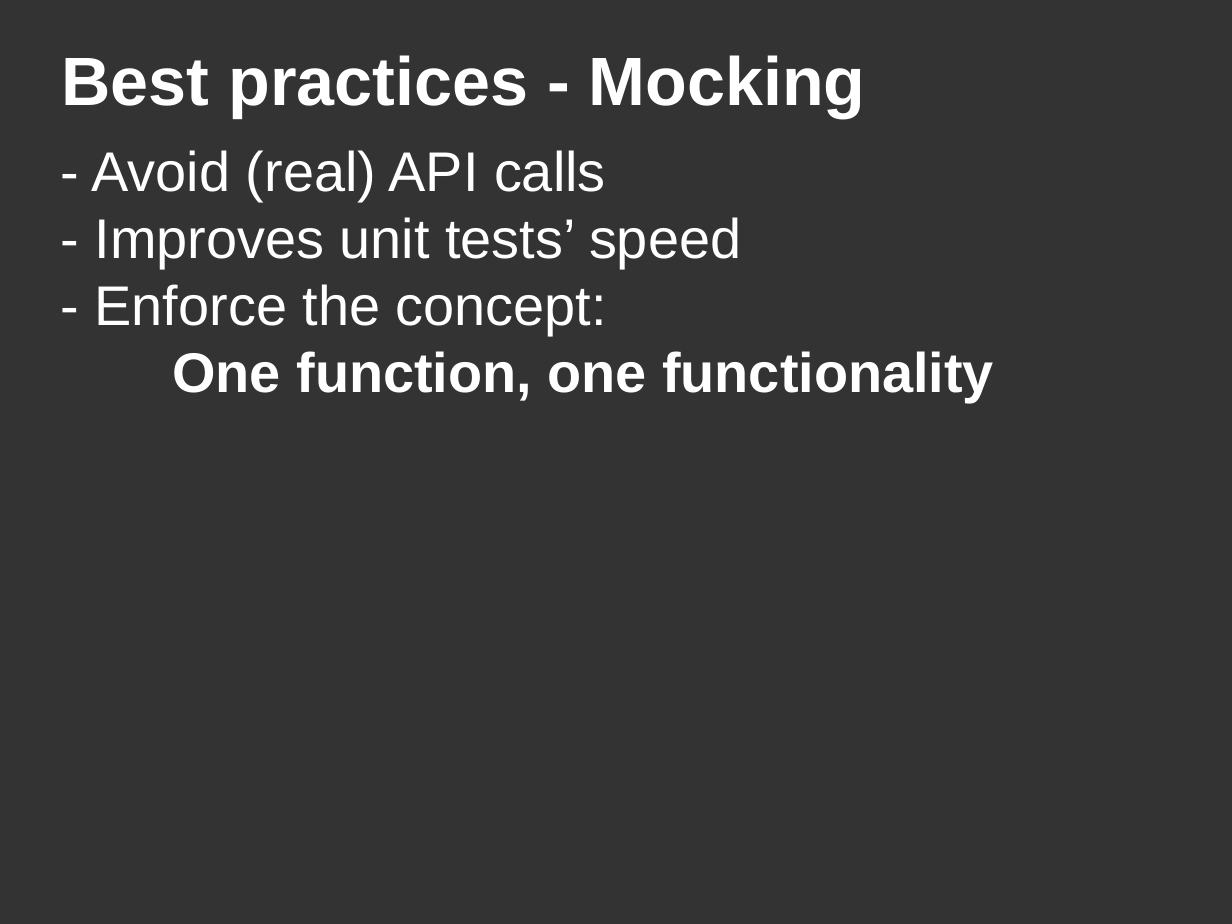
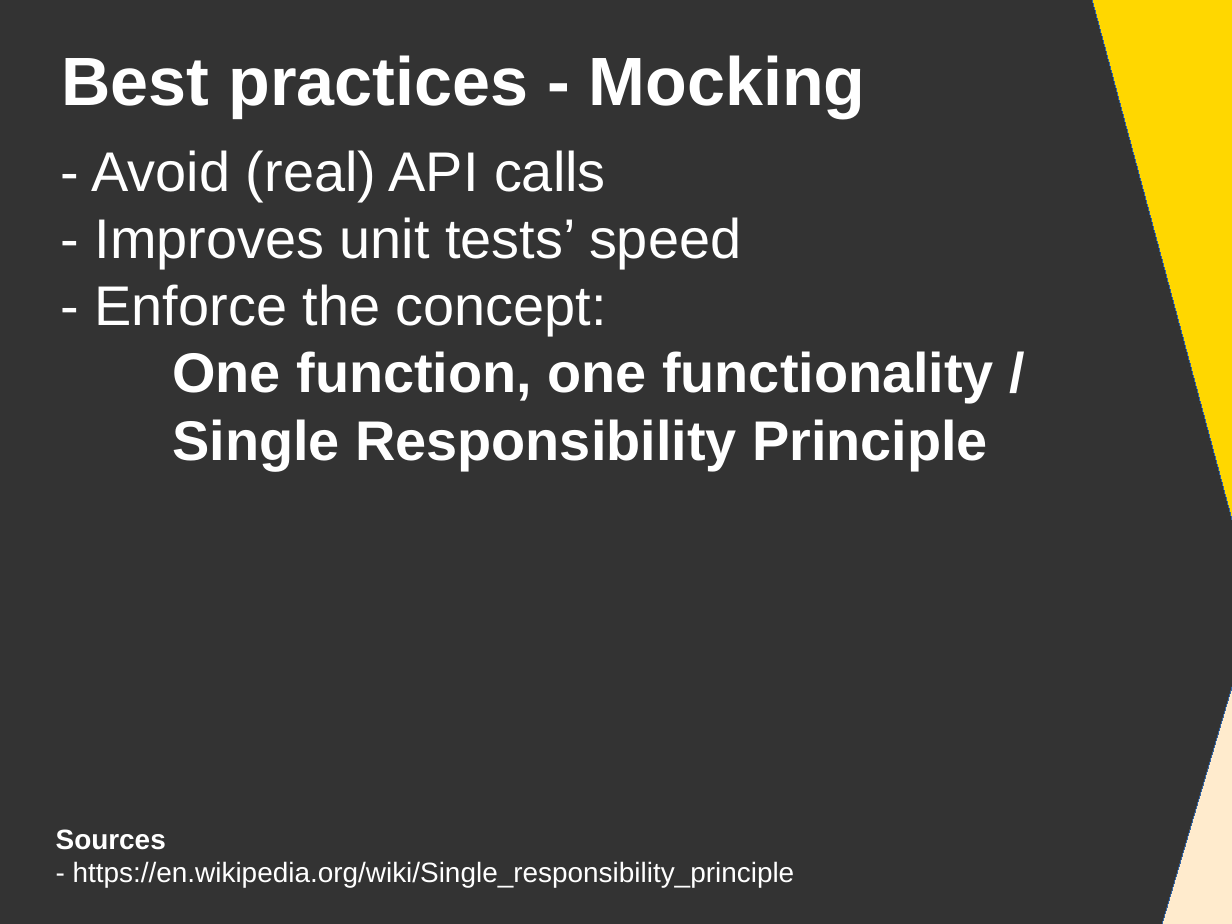
Before and after one commit to DanYellow/presentations, a slide deck: slide 26 of unit-tests/presentation.odp. Drawn at 1232x924 pixels with LibreOffice and Linux fonts; fonts in the diff are those of the drawing. Boxes give left, top, right and bottom in pixels: in the first picture for what was removed or moved away, otherwise in the second. Text is boxed around its words. In the diff, an @@ line names an element or a change of style, - is before the commit and + after.

```diff
--- a/unit-tests/presentation.odp
+++ b/unit-tests/presentation.odp
@@ right triangle added at (1062, 0, 1232, 525), fill #FFD700, outline #3465A4 0 pt @@
@@ title at (92, 150, 994, 469): text changed @@
-- Avoid (real) API calls
-- Improves unit tests’ speed
-- Enforce the concept:
-One function, one functionality
+- Avoid (real) API calls
+- Improves unit tests’ speed
+- Enforce the concept:
+One function, one functionality /
+Single Responsibility Principle
@@ right triangle added at (1118, 492, 1232, 924), fill #FFEBCD, outline #3465A4 0 pt @@
@@ text added at (56, 829, 795, 888), 18 pt, text #FFFFFF @@
+Sources
+- https://en.wikipedia.org/wiki/Single_responsibility_principle
```
Also in this commit, not shown: 26 other slides changed, 1 slide added, 9 other files.
